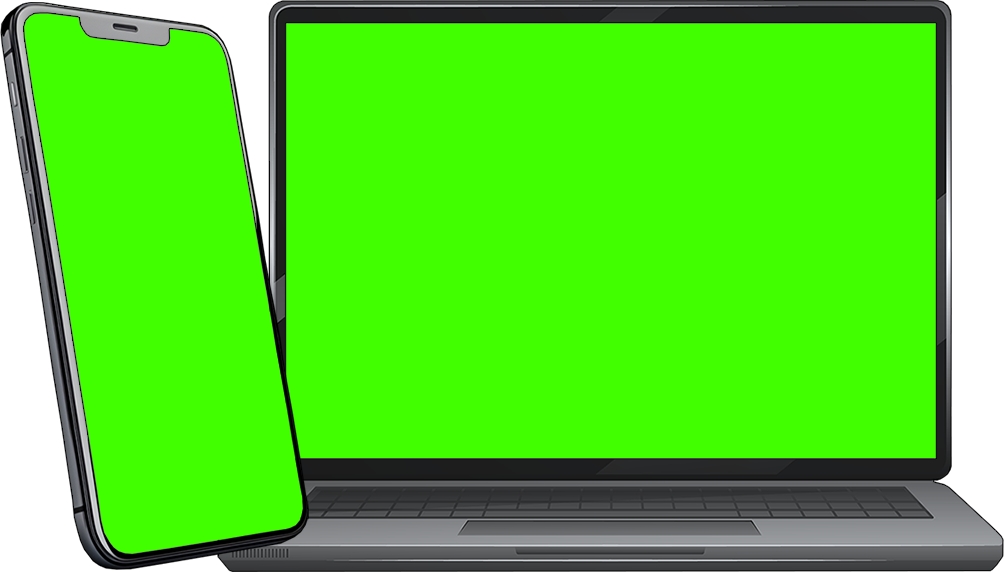
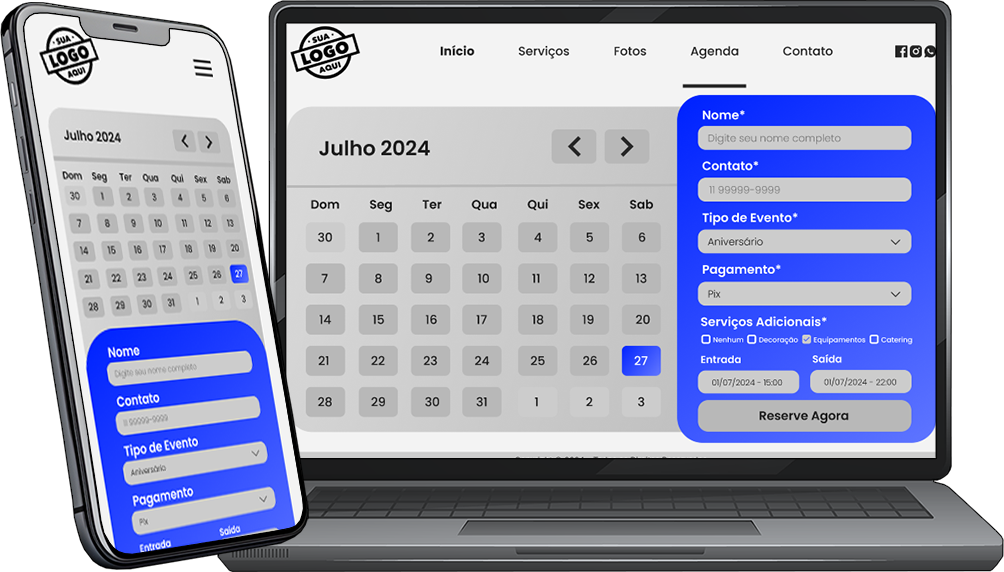
Layered file, before and after one edit (1004px x 572px). Changes by layer:
added layer "aluga" (1st of 2, in "Celular") in group "Celular" over [24, 13, 303, 554]
removed layer "Camada 3" from group "Celular" over [23, 13, 303, 554]
added layer "aluga" (2nd of 2, in "Notebook") in group "Notebook" over [286, 23, 936, 459]
hid "Camada 1" over [286, 23, 936, 458]
